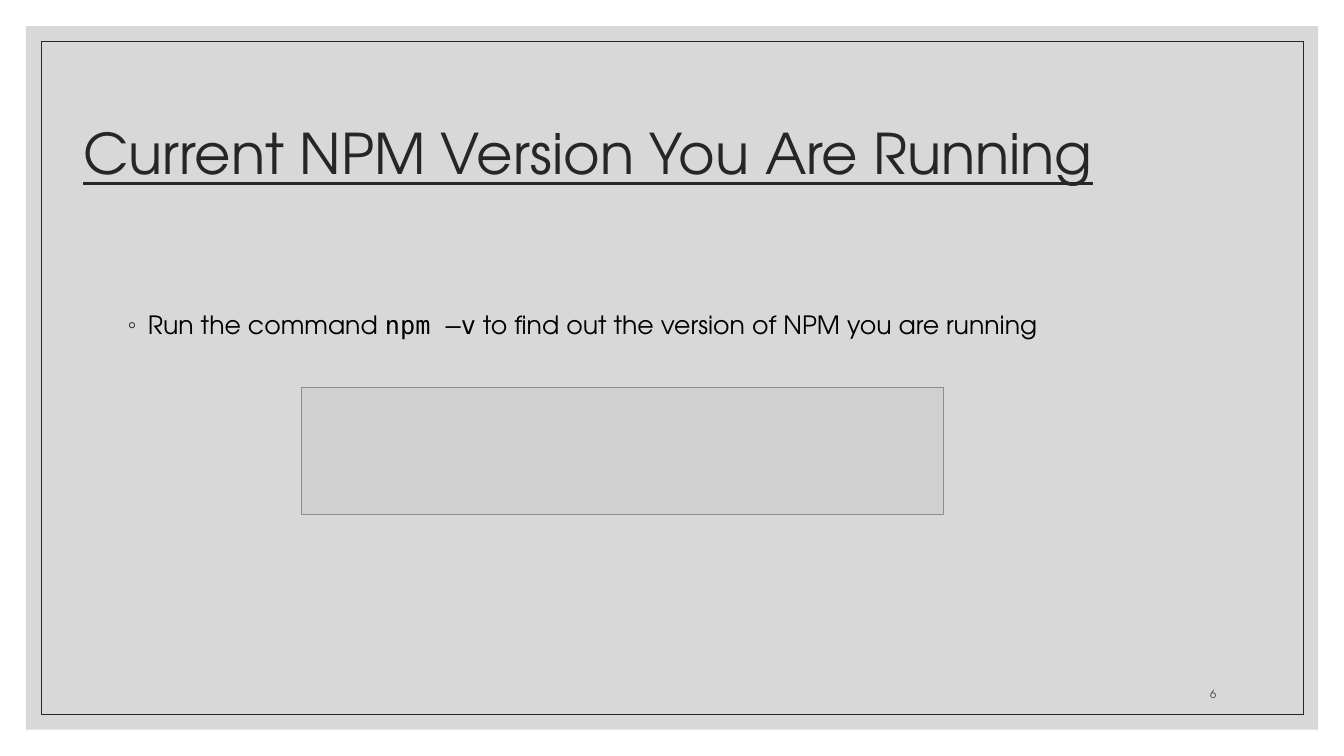
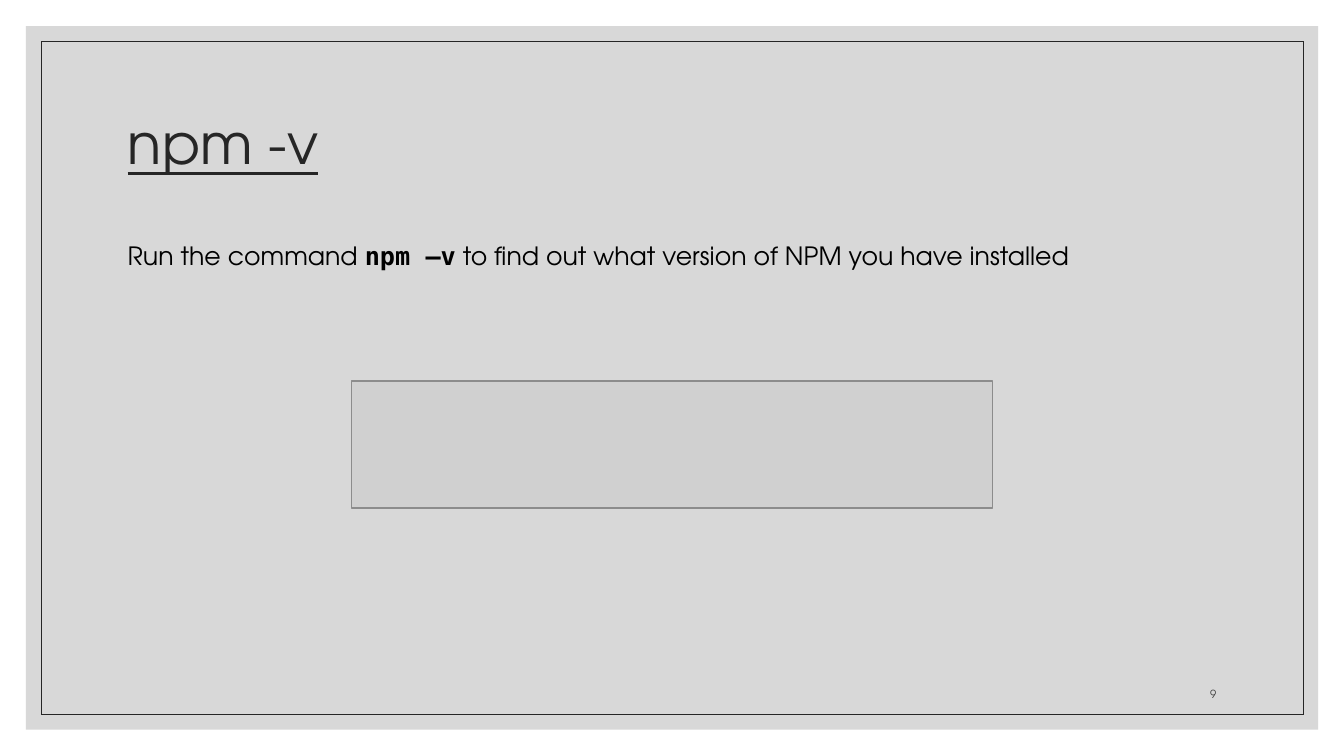
Before and after one commit to zackstotts/base-node-curriculum, a slide deck: slide 9 of unit_01/slides/Unit01-PartII.pptx (slide 6 before the commit). Drawn at 1344x756 pixels with LibreOffice and Linux fonts; fonts in the diff are those of the drawing; grey boxes stand for pictures. Boxes give left, top, right and bottom in pixels: in the first picture for what was removed or moved away, otherwise in the second. Text is boxed around its words. In the diff, an @@ line names an element or a change of style, - is before the commit and + after.

```diff
--- a/unit_01/slides/Unit01-PartII.pptx
+++ b/unit_01/slides/Unit01-PartII.pptx
@@ title at box(128, 132, 319, 175): text changed @@
-Current NPM Version You Are Running
+npm -v
@@ text at box(128, 246, 1069, 271): text changed @@
-◦ Run the command npm –v to find out the version of NPM you are running
+Run the command npm –v to find out what version of NPM you have installed
@@ picture: place and size @@
-picture at box(301, 388, 943, 515)
+picture at box(351, 381, 992, 508)
@@ page number at box(1210, 689, 1216, 698): text changed @@
-6
+9
```
Also in this commit, not shown: 17 other slides changed, 6 slides added, 10 slides removed, 1 other file.
